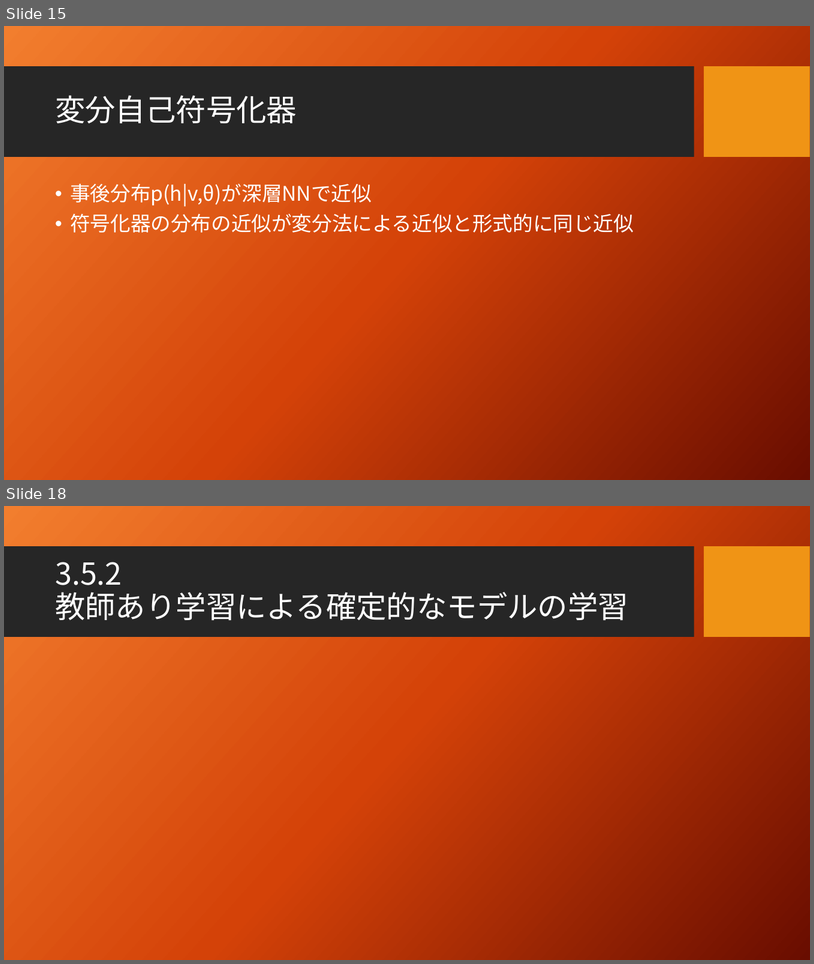
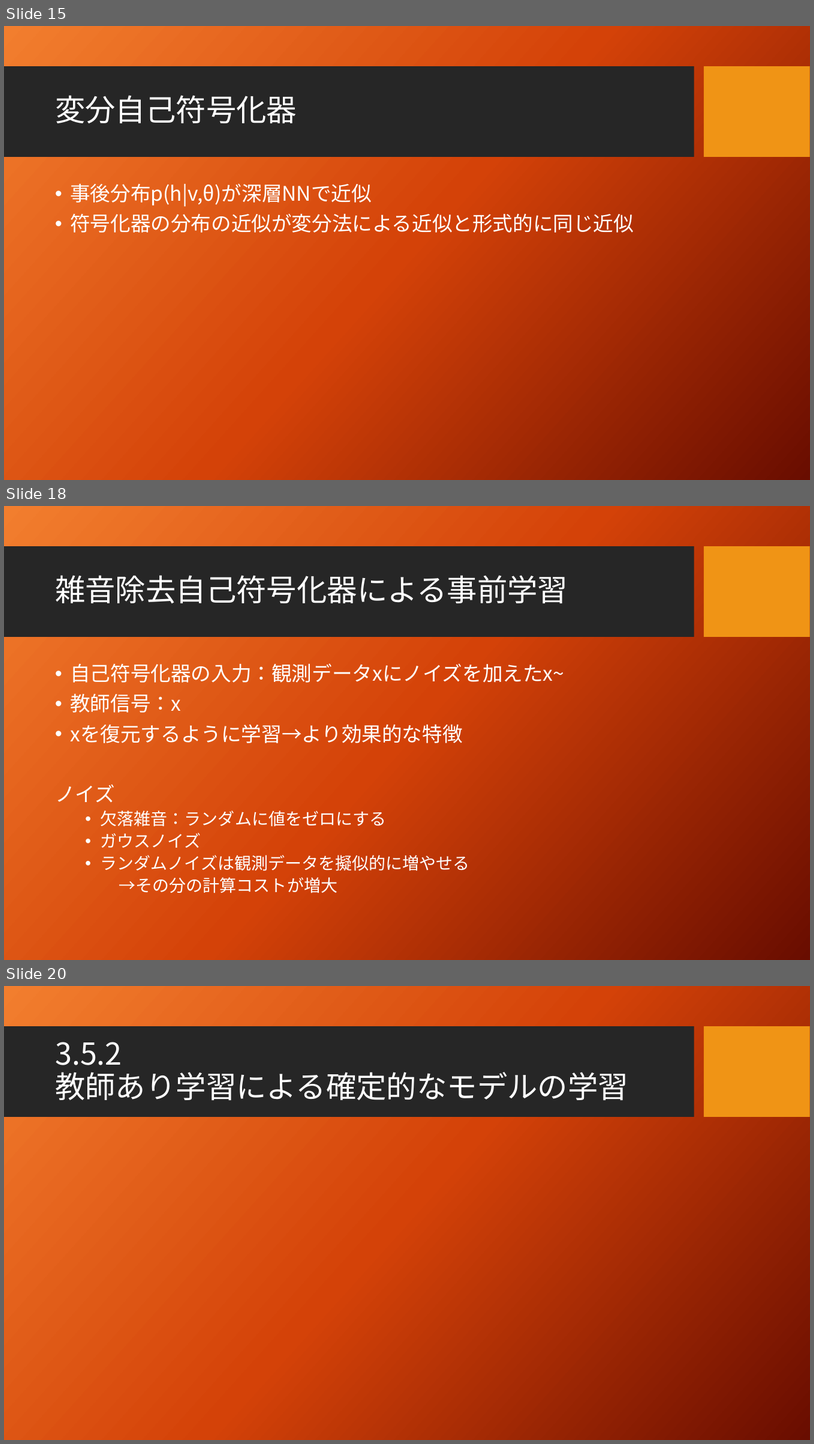
Before and after one commit to seigenji/deep_learning, a slide deck: deep_learning3.4.pptx. Shown one above the other, each under a label of ours: slides 15 and 18 before the commit, slides 15, 18 and 20 after it; the slides between them are not shown. The pictures are 814x964 and 814x1444 pixels, drawn with LibreOffice and Linux fonts; fonts in the diff are those of the drawing; background and template pictures are left out. Boxes give left, top, right and bottom in pixels: in the first picture for what was removed or moved away, otherwise in the second. Text is boxed around its words. In the diff, an @@ line names an element or a change of style, - is before the commit and + after.

Commit message:
3.5.1教師なし学習まで

```diff
--- a/deep_learning3.4.pptx
+++ b/deep_learning3.4.pptx
@@ slide 18 added at (4, 506, 810, 960), background picture (left out); not listed: 2 template elements that a slide beside it also shows @@
@@ title added at (55, 575, 568, 603), 36 pt, text #FFFFFF @@
+雑音除去自己符号化器による事前学習
@@ text added at (55, 663, 564, 893), 20 pt, text #FFFFFF @@
+• 自己符号化器の入力：観測データxにノイズを加えたx~
+• 教師信号：x
+• xを復元するように学習→より効果的な特徴
+ノイズ
+  • 欠落雑音：ランダムに値をゼロにする
+  • ガウスノイズ
+  • ランダムノイズは観測データを擬似的に増やせる
+  →その分の計算コストが増大
@@ what was slide 18 is now slide 20 @@
```
Also in this commit, not shown: 3 slides changed, 1 other slide added.
